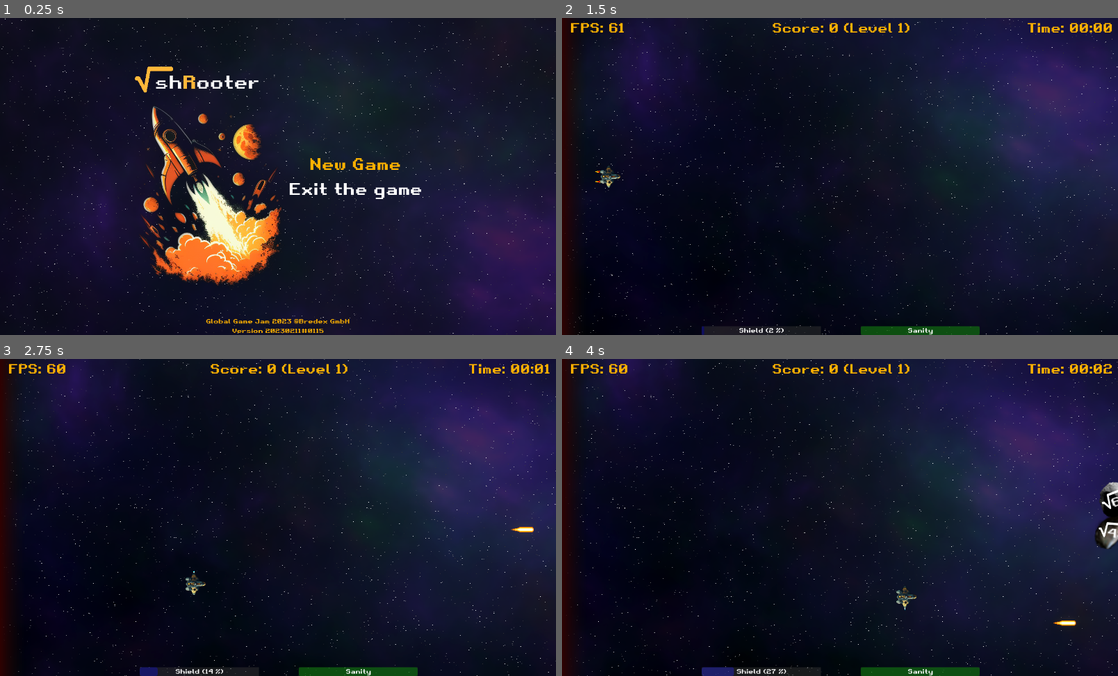
Above: before the commit, frames 1-4 (two rows, left to right).
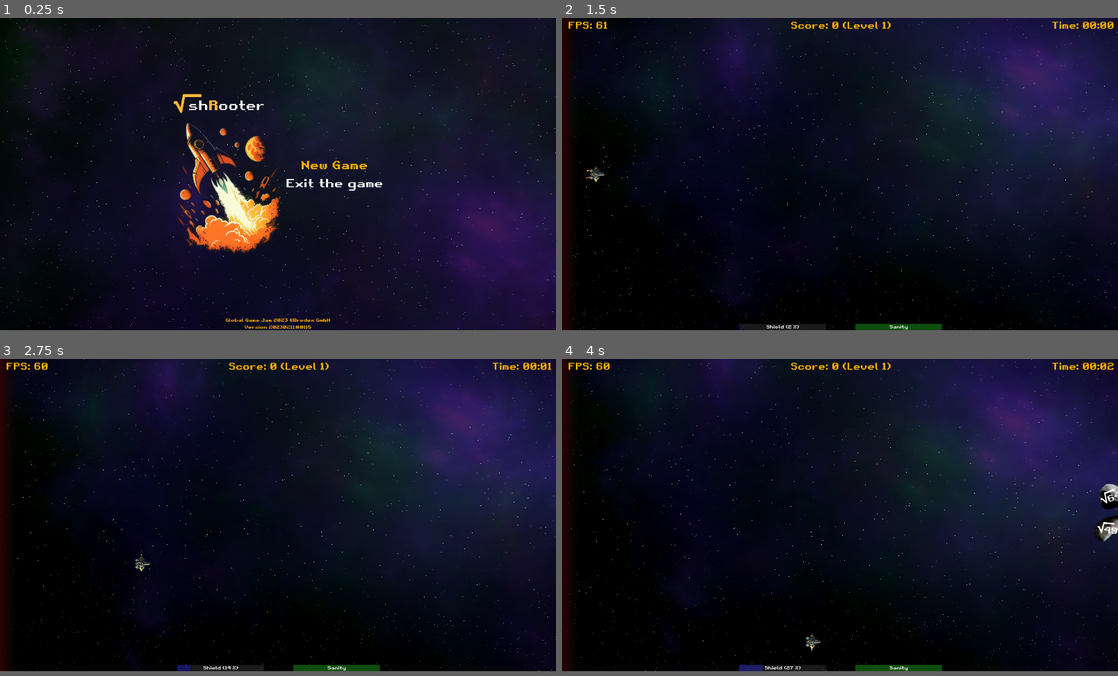
Above: after the commit, the same moments.

Repository: gingerr/ggj-2023-roots-one
Game: Godot game, scene res://pregame/MainMenu.tscn
Two runs of this game, one before a commit and one after it. Both use one fixed random seed, a clock stepped at 60 frames per second and the inputs below.
Inputs:
- Up to frame 1 (0.25 s): no input
- Up to frame 2 (1.5 s): click "New Game" at 0.5 s; tap Enter (ui_accept) at 1.25 s; hold Right (ui_right) from 1.28 s (still down)
- Up to frame 3 (2.75 s): tap Enter (ui_accept) at 1.52, 2.27 s; release Right (ui_right) at 2.03 s; hold Down (ui_down) from 2.03 s (still down)
- Up to frame 4 (4 s): release Down (ui_down) at 2.78 s; hold Right (ui_right) 2.78-3.53 s; hold Up (ui_up) from 3.53 s (still down); tap Enter (ui_accept) at 3.77 s
In our replay, the window is 800x457 before the commit and 800x450 after it. These sizes can differ from the game's own. Grey fills any space a smaller window leaves; there, only what the larger window draws over its background counts as a difference.

The runs differ from the first frame. In frame 1, 14% of the frame differs, in the area x 0-100%, y 0-100%; in frame 2, 22%; in frame 3, 22%; in frame 4, 20%.

Commit message:
changes default viewport and stretch behavior

Diff:
--- a/project.godot
+++ b/project.godot
@@ -25,13 +25,12 @@
 
 [display]
 
-window/size/viewport_width=1400
-window/size/viewport_height=800
-window/size/mode=4
-window/size/resizable=false
-window/size/borderless=true
+window/size/viewport_width=1920
+window/size/viewport_height=1080
 window/dpi/allow_hidpi=false
 window/subwindows/embed_subwindows=false
+window/stretch/mode="viewport"
+window/stretch/aspect="expand"
 window/size/fullscreen=true
 window/vsync/use_vsync=true
 
